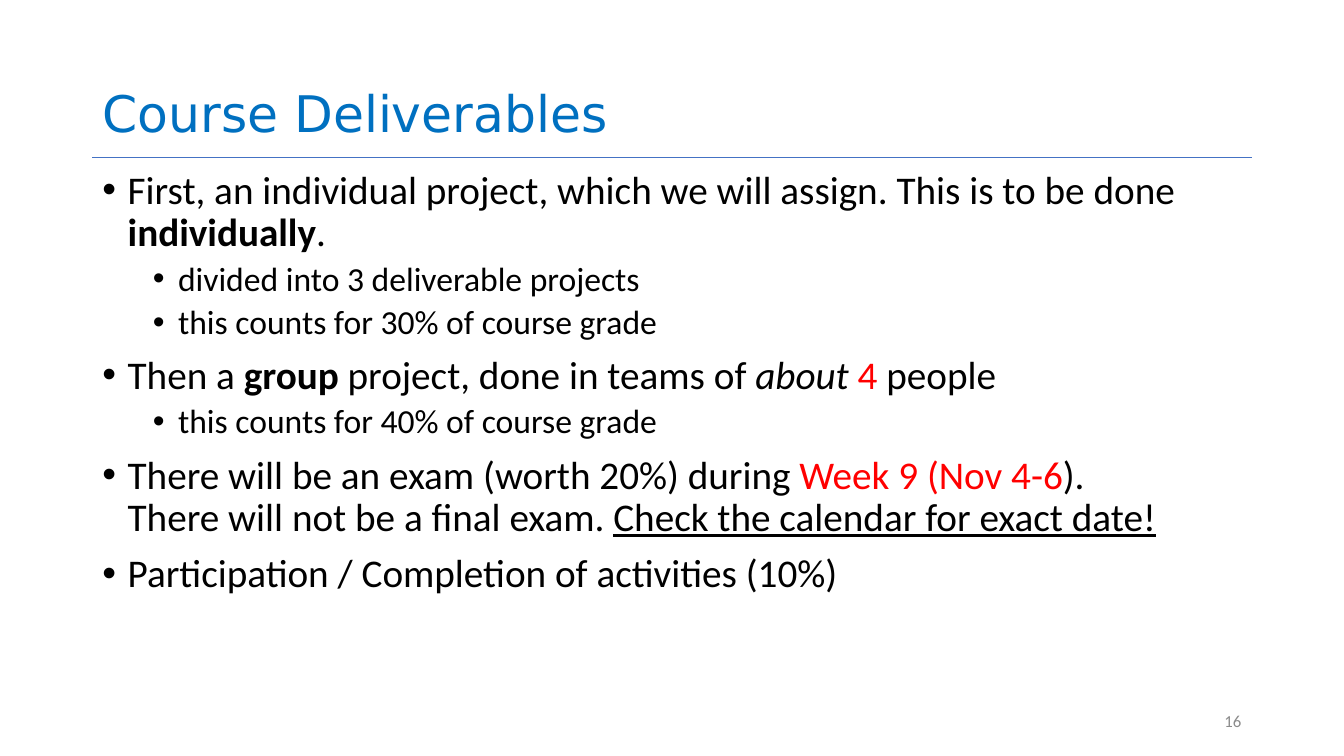
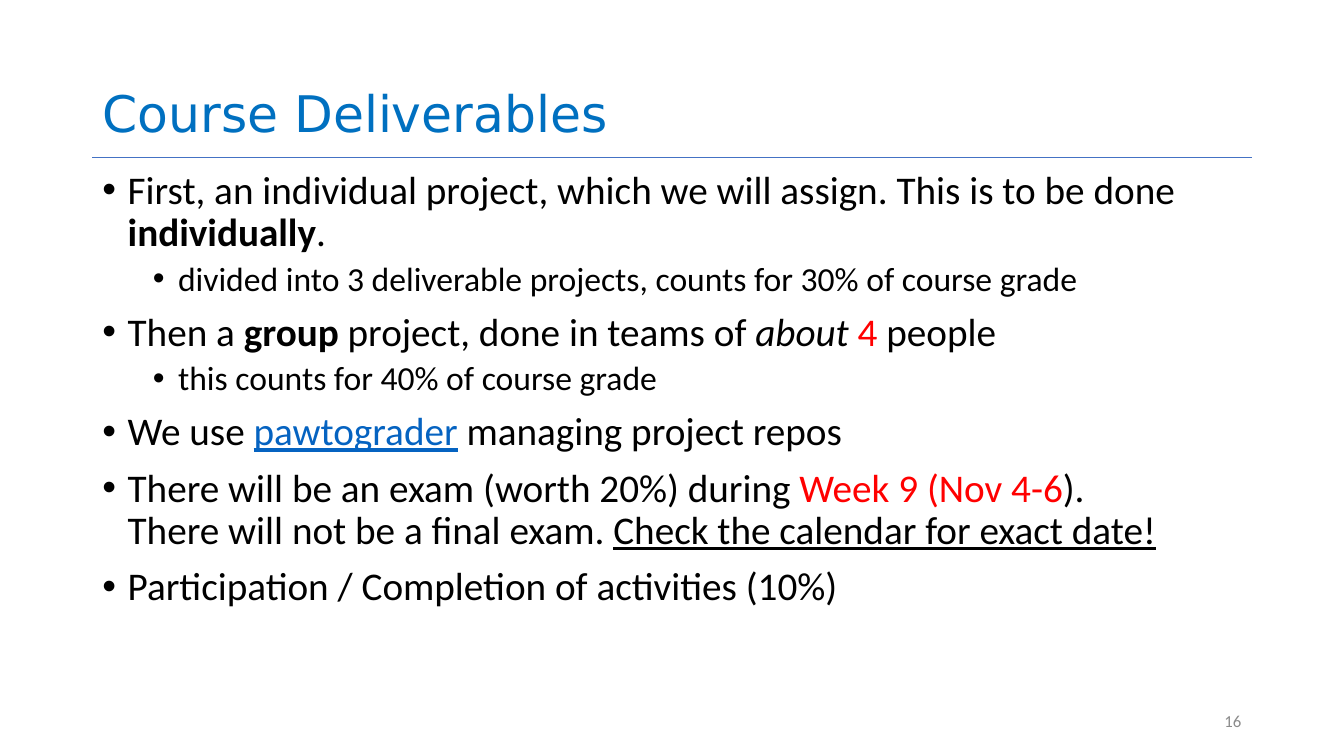
Before and after one commit to neu-se/CS4530-Fall-2026, a slide deck: slide 16 of Slides/Module 01.1 Course Introduction.pptx. Drawn at 1344x756 pixels with LibreOffice and Linux fonts; fonts in the diff are those of the drawing. Boxes give left, top, right and bottom in pixels: in the first picture for what was removed or moved away, otherwise in the second. Text is boxed around its words. In the diff, an @@ line names an element or a change of style, - is before the commit and + after.

Commit message:
added pawtograder, updated based on feedback

```diff
--- a/Slides/Module 01.1 Course Introduction.pptx
+++ b/Slides/Module 01.1 Course Introduction.pptx
@@ text at (178,267,1077,297): text changed @@
-  • divided into 3 deliverable projects
-  • this counts for 30% of course grade
+  • divided into 3 deliverable projects, counts for 30% of course grade
@@ text at (128,417,842,452): paragraph added @@
+• We use pawtograder managing project repos
```
Also in this commit, not shown: 3 other slides changed, 3 other files.
